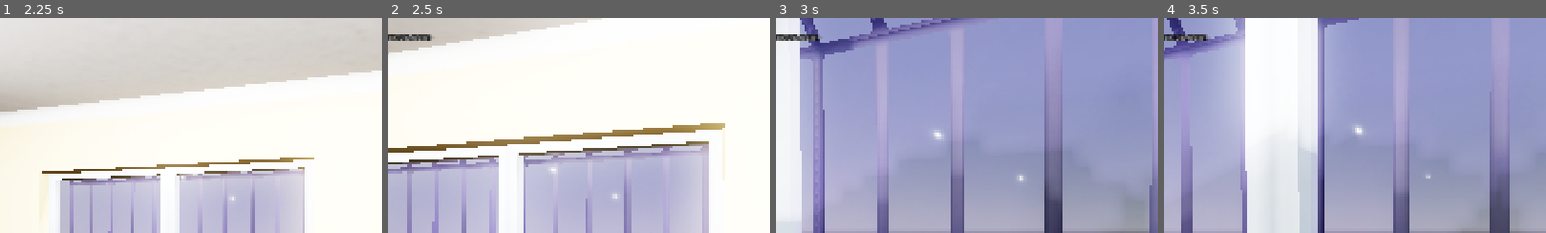
Above: before the commit, frames 1-4 (left to right).
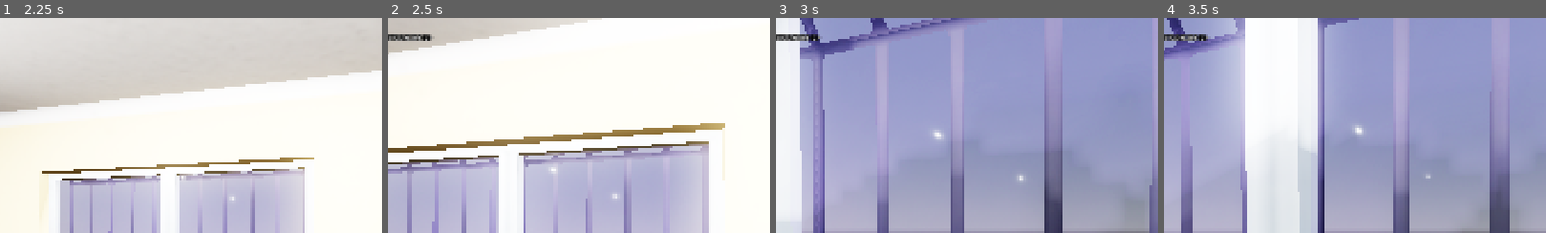
Above: after the commit, the same moments.

Repository: takanazwa5/ProjektMonopolowy
Game: Godot game, scene res://scenes/game/game.tscn
Two runs of this game, one before a commit and one after it. Both use one fixed random seed, a clock stepped at 60 frames per second and the inputs below.
Inputs (mouse positions are % of the whole screen's width and height, from its top left):
- Up to frame 1 (2.25 s): tap Enter at 0.5 s; move the mouse to (55, 50) at 0.52 s; hold E (interact) 0.53-1.28 s; hold W (walk_forward) from 0.53 s (still down); click (55, 50) at 0.67 s; move the mouse to (45, 50) at 1.27 s; tap Ctrl (crouch) at 1.35 s; click (45, 50) at 1.42 s; tap E (interact) at 1.55 s; move the mouse to (52, 48) at 2.02 s; hold G (drop_item) from 2.03 s (still down); click (52, 48) at 2.17 s
- Up to frame 2 (2.5 s): keep holding W (walk_forward); keep holding G (drop_item); tap E (interact) at 2.3 s
- Up to frame 3 (3 s): keep holding W (walk_forward); move the mouse to (49, 52) at 2.77 s; release G (drop_item) at 2.78 s; tap E (interact) at 2.85 s; click (49, 52) at 2.92 s
- Up to frame 4 (3.5 s): keep holding W (walk_forward)
The pictures show only the part of the screen within x 15-65%, y 0-50%; the shares and areas given below are measured in that part.

Frame 1 is identical in both runs. In frame 2, 0.1% of the frame differs, in the area x 2-11%, y 7-11%; in frame 3, 0.1%; in frame 4, 0.1%.

Commit message:
Refactor interaction logic and dialog handling
Replaces manual iteration with call_group for setting 'can_interact' on cash nodes. Dialog system now uses a tween variable and responds to a new 'LMB' input action for skipping dialog animation. Adds label settings to dialog UI and metadata to Basia NPC. NPC dialog updated and interaction state managed via metadata. Reticle activation now checks collider metadata in _process instead of via signals. HUD reticle visibility is now tied to dialog open/close events.

Diff:
--- a/features/cash_register/drawer.gd
+++ b/features/cash_register/drawer.gd
@@ -9,9 +9,7 @@
 	var tween : Tween = create_tween().set_trans(Tween.TRANS_CUBIC)
 	tween.tween_property(self, ^"position:z", 0.25, 0.25)
 	open = true
-	for node : Money in get_tree().get_nodes_in_group(&"Cash"):
-
-		node.can_interact = true
+	get_tree().call_group(&"Cash", &"set_meta", &"can_interact", true)
 
 
 func close_drawer() -> void:
@@ -19,6 +17,4 @@
 	var tween : Tween = create_tween().set_trans(Tween.TRANS_CUBIC)
 	tween.tween_property(self, ^"position:z", 0.0, 0.25)
 	open = false
-	for node : Money in get_tree().get_nodes_in_group(&"Cash"):
-
-		node.can_interact = false
+	get_tree().call_group(&"Cash", &"set_meta", &"can_interact", false)
--- a/features/dialog/dialog.gd
+++ b/features/dialog/dialog.gd
@@ -6,6 +6,9 @@
 
 
 const ANIMATION_SPEED: float = 1.0
+
+
+var tween: Tween
 
 
 @onready var dialog_label: Label = %DialogLabel
@@ -17,17 +20,21 @@
 	dialog_label.text = "%s: %s" % [who, what]
 	dialog_label.visible_characters = who.length()
 	show()
-	var tween: Tween = create_tween()
+	tween = create_tween()
 	tween.tween_property(dialog_label, ^"visible_ratio", 1.0, ANIMATION_SPEED)
 
 
-func _input(_event: InputEvent) -> void:
+func _input(event: InputEvent) -> void:
 
 	if not visible: return
 
-	if Input.is_mouse_button_pressed(MOUSE_BUTTON_LEFT):
+	if event.is_action_pressed(&"LMB"):
 
-		if dialog_label.visible_ratio < 1.0: dialog_label.visible_ratio = 1.0
+		if dialog_label.visible_ratio < 1.0:
+
+			tween.kill()
+			dialog_label.visible_ratio = 1.0
+
 		else:
 
 			closed.emit()
--- a/features/dialog/dialog.tscn
+++ b/features/dialog/dialog.tscn
@@ -1,6 +1,9 @@
-[gd_scene load_steps=2 format=3 uid="uid://wxlg7byvgxeh"]
+[gd_scene load_steps=3 format=3 uid="uid://wxlg7byvgxeh"]
 
 [ext_resource type="Script" uid="uid://dcajhertautgu" path="res://features/dialog/dialog.gd" id="1_6t6af"]
+
+[sub_resource type="LabelSettings" id="LabelSettings_6t6af"]
+font_size = 26
 
 [node name="Dialog" type="Control"]
 visible = false
@@ -45,3 +48,4 @@
 layout_mode = 2
 size_flags_vertical = 1
 text = "[NPCNAME]: [Dialog]"
+label_settings = SubResource("LabelSettings_6t6af")
--- a/features/npc/Basia/basia.tscn
+++ b/features/npc/Basia/basia.tscn
@@ -57,6 +57,8 @@
 axis_lock_angular_x = true
 axis_lock_angular_z = true
 script = ExtResource("1_qlnrj")
+metadata/can_interact = false
+metadata/reticle_tooltip = "Basia"
 
 [node name="character_basia" parent="." instance=ExtResource("1_al82x")]
 
--- a/features/npc/shared/npc.gd
+++ b/features/npc/shared/npc.gd
@@ -58,7 +58,7 @@
 
 	var player: Player = get_tree().get_first_node_in_group(&"player")
 	var dialog: Dialog = player.hud.dialog
-	dialog.open(name, "Yeet")
+	dialog.open(name, "Przynieś mi bubra w butelce.")
 
 
 func navigate_to_node(node: Node3D) -> void:
--- a/features/npc/shared/states/waiting_for_product_state.gd
+++ b/features/npc/shared/states/waiting_for_product_state.gd
@@ -8,6 +8,7 @@
 
 	var counter: Counter = get_tree().get_first_node_in_group(&"counter")
 	counter.item_placed.connect(_on_counter_item_placed)
+	npc.set_meta(&"can_interact", true)
 	print("Basiula podeszla do lady. Tu bedzie okienko dialogowe. Na razie czeka na bobra w butelce.")
 
 
@@ -36,3 +37,4 @@
 
 	var counter: Counter = get_tree().get_first_node_in_group(&"counter")
 	counter.item_placed.disconnect(_on_counter_item_placed)
+	npc.set_meta(&"can_interact", false)
--- a/features/player/hud/hud.gd
+++ b/features/player/hud/hud.gd
@@ -13,6 +13,8 @@
 
 	_item_preview.item_entered.connect(_on_item_entered_preview)
 	_item_preview.item_exited.connect(_on_item_exited_preview)
+	dialog.opened.connect(reticle.hide)
+	dialog.closed.connect(reticle.show)
 
 
 func on_game_paused() -> void:
--- a/features/player/hud/reticle/reticle.gd
+++ b/features/player/hud/reticle/reticle.gd
@@ -5,13 +5,7 @@
 const COLOR: Color = Color.WHITE
 
 
-var collider: Object:
-
-	set(value):
-
-		if collider == value: return
-		collider = value
-		_active = is_instance_valid(collider) and collider.get_meta(&"can_interact", false)
+var collider: Object
 
 
 var _active: bool = false:
@@ -32,13 +26,6 @@
 @onready var reticle_tooltip: Label = %ReticleTooltip
 
 
-func _ready() -> void:
-
-	var counter: Counter = get_tree().get_first_node_in_group(&"counter")
-	counter.item_placed.connect(_on_counter_item_placed)
-	# Don't really like this approach but have to live with it for now.
-
-
 func _draw() -> void:
 
 	if not _active:
@@ -50,6 +37,6 @@
 		draw_circle(size / 2, RADIUS * 2, COLOR, false, 2.0, true)
 
 
-func _on_counter_item_placed(_item_data: ItemData) -> void:
+func _process(_delta: float) -> void:
 
-	_active = false
+	_active = is_instance_valid(collider) and collider.get_meta(&"can_interact", false)
--- a/project.godot
+++ b/project.godot
@@ -115,6 +115,11 @@
 "events": [Object(InputEventMouseButton,"resource_local_to_scene":false,"resource_name":"","device":-1,"window_id":0,"a …(258 unchanged characters)…
 ]
 }
+LMB={
+"deadzone": 0.2,
+"events": [Object(InputEventMouseButton,"resource_local_to_scene":false,"resource_name":"","device":-1,"window_id":0,"alt_pressed":false,"shift_pressed":false,"ctrl_pressed":false,"meta_pressed":false,"button_mask":1,"position":Vector2(145, 6),"global_position":Vector2(154, 52),"factor":1.0,"button_index":1,"canceled":false,"pressed":true,"double_click":true,"script":null)
+]
+}
 
 [layer_names]
 
